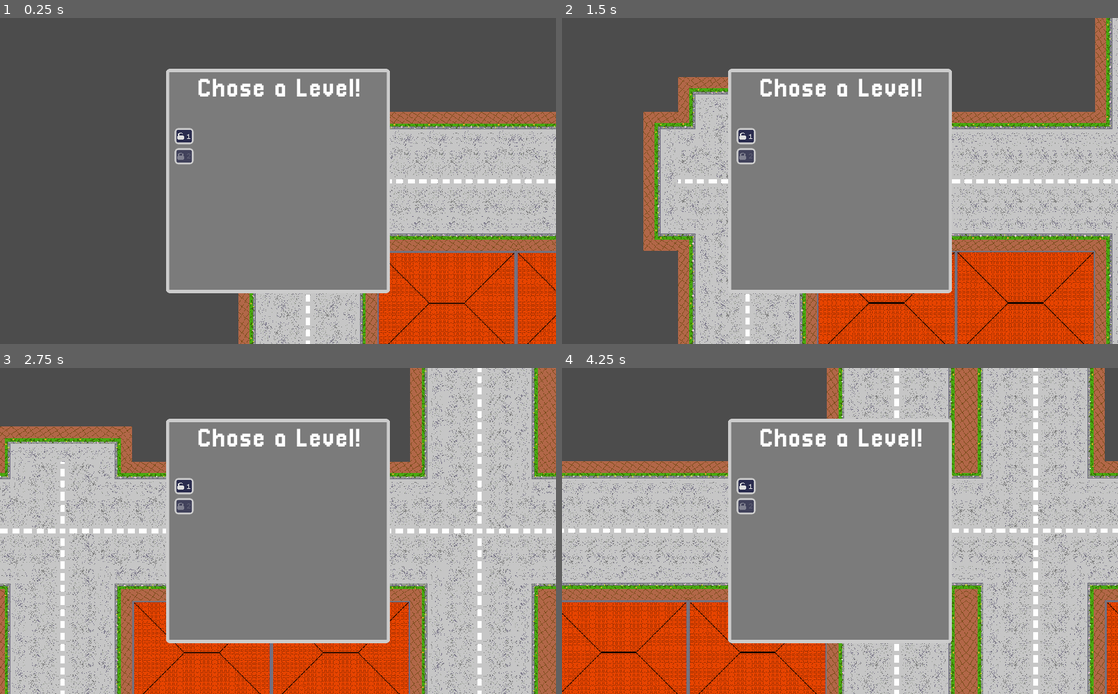
Above: before the commit, frames 1-4 (two rows, left to right).
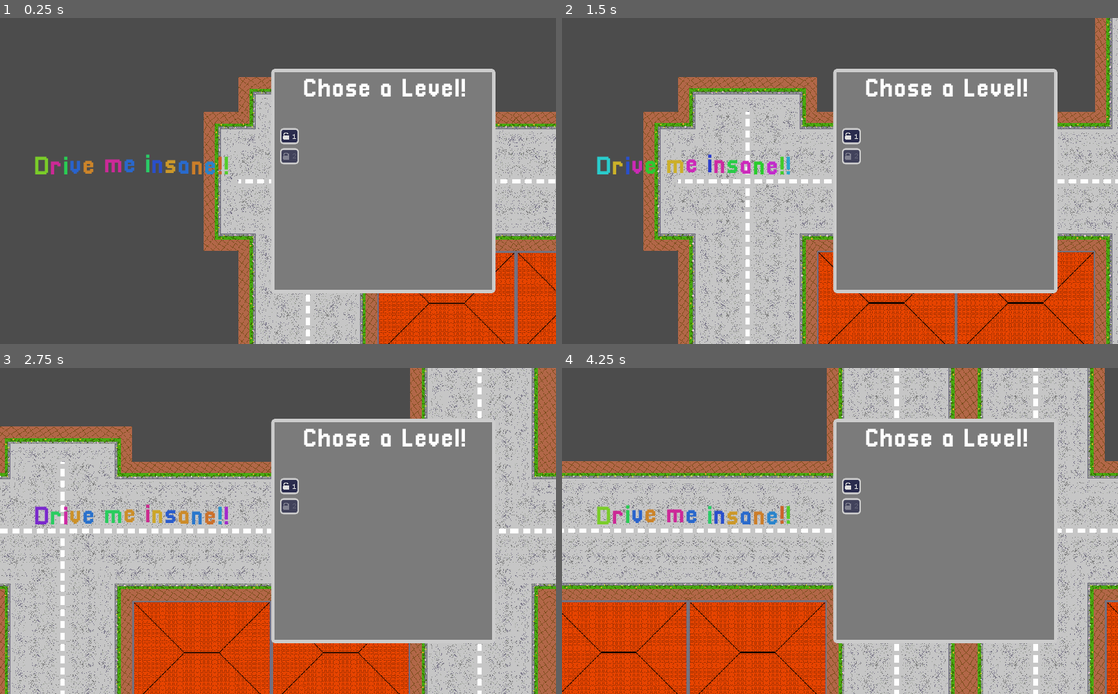
Above: after the commit, the same moments.

Repository: pastra98/DriveMeInsane
Game: Godot game, scene res://main/Main.tscn
Same seed, same stepped clock (60 frames per second), same inputs: the game is played once before the commit and once after it.
Inputs:
- Up to frame 1 (0.25 s): no input
- Up to frame 2 (1.5 s): tap Enter at 0.5 s; hold Right (ui_right) 0.53-1.28 s; tap 1 at 0.6 s; tap Space (ui_select) at 0.77 s; hold Down (ui_down) from 1.28 s (still down); tap 2 at 1.35 s
- Up to frame 3 (2.75 s): tap Space (ui_select) at 1.52 s; release Down (ui_down) at 2.03 s; hold Right (ui_right) from 2.03 s (still down); tap F at 2.1 s
- Up to frame 4 (4.25 s): release Right (ui_right) at 2.78 s; hold Up (ui_up) 2.78-3.53 s; tap 1 at 2.85 s; tap Space (ui_select) at 3.02, 3.77 s; hold Left (ui_left) from 3.53 s (still down); tap 2 at 3.6 s

The runs differ from the first frame. In frame 1, 27% of the frame differs, in the area x 6-90%, y 15-85%; in frame 2, 26%; in frame 3, 26%; in frame 4, 26%.

Commit message:
restructure game hud, now is it's own scene. also consolidated in folders now

Diff:
--- a/src/gui/GuiManager.tscn
+++ b/src/gui/GuiManager.tscn
@@ -4,15 +4,3 @@
 
 [node name="GuiManager" type="CanvasLayer"]
 script = ExtResource( 2 )
-
-[node name="PassengerMargin" type="MarginContainer" parent="."]
-anchor_left = 1.0
-anchor_right = 1.0
-anchor_bottom = 1.0
-margin_left = -110.0
-margin_right = -15.0
-
-[node name="PassengerContainer" type="VBoxContainer" parent="PassengerMargin"]
-margin_top = 12.0
-margin_right = 95.0
-margin_bottom = 600.0
--- /dev/null
+++ b/src/gui/game_hud/GameHUD.tscn
@@ -0,0 +1,18 @@
+[gd_scene load_steps=3 format=2]
+
+[ext_resource path="res://gui/game_hud/player_status/PlayerStatus.tscn" type="PackedScene" id=1]
+[ext_resource path="res://gui/game_hud/time/time.tscn" type="PackedScene" id=2]
+
+[node name="GameHUD" type="Control"]
+anchor_right = 1.0
+anchor_bottom = 1.0
+
+[node name="PassengerContainer" type="VBoxContainer" parent="."]
+anchor_left = 0.862
+anchor_top = 0.082
+anchor_right = 0.917
+anchor_bottom = 0.881
+
+[node name="Time" parent="." instance=ExtResource( 2 )]
+
+[node name="PlayerStatus" parent="." instance=ExtResource( 1 )]
--- a/src/gui/passenger_window/PassengerWindow.tscn
+++ b/src/gui/game_hud/passenger_window/PassengerWindow.tscn
@@ -1,8 +1,8 @@
 [gd_scene load_steps=5 format=2]
 
-[ext_resource path="res://gui/passenger_window/bar_bg.png" type="Texture" id=1]
-[ext_resource path="res://gui/passenger_window/insanity_fill.png" type="Texture" id=2]
-[ext_resource path="res://gui/passenger_window/passenger_window.gd" type="Script" id=3]
+[ext_resource path="res://gui/game_hud/passenger_window/bar_bg.png" type="Texture" id=1]
+[ext_resource path="res://gui/game_hud/passenger_window/insanity_fill.png" type="Texture" id=2]
+[ext_resource path="res://gui/game_hud/passenger_window/passenger_window.gd" type="Script" id=3]
 [ext_resource path="res://passengers/ressources/bjorn/bjorn_happy.png" type="Texture" id=6]
 
 
--- a/src/gui/player_status/PlayerStatus.tscn
+++ b/src/gui/game_hud/player_status/PlayerStatus.tscn
@@ -1,9 +1,10 @@
 [gd_scene load_steps=5 format=2]
 
-[ext_resource path="res://gui/passenger_window/bar_bg.png" type="Texture" id=1]
-[ext_resource path="res://gui/player_status/healthbar_fill.png" type="Texture" id=2]
-[ext_resource path="res://gui/player_status/player_status.gd" type="Script" id=3]
+[ext_resource path="res://gui/game_hud/passenger_window/bar_bg.png" type="Texture" id=1]
+[ext_resource path="res://gui/game_hud/player_status/healthbar_fill.png" type="Texture" id=2]
+[ext_resource path="res://gui/game_hud/player_status/player_status.gd" type="Script" id=3]
 [ext_resource path="res://gui/fonts/dogica_big.tres" type="DynamicFont" id=4]
+
 
 [node name="PlayerStatus" type="MarginContainer"]
 margin_left = 20.0
--- a/src/gui/time/time.tscn
+++ b/src/gui/game_hud/time/time.tscn
@@ -1,7 +1,8 @@
 [gd_scene load_steps=3 format=2]
 
-[ext_resource path="res://gui/time/time.gd" type="Script" id=1]
+[ext_resource path="res://gui/game_hud/time/time.gd" type="Script" id=1]
 [ext_resource path="res://gui/fonts/dogica_big.tres" type="DynamicFont" id=2]
+
 
 [node name="Time" type="Label"]
 anchor_right = 1.0
--- a/src/gui/gui_manager.gd
+++ b/src/gui/gui_manager.gd
@@ -15,31 +15,25 @@
 
 func load_game_hud(player: Node2D, passenger_refs_arr: Array):
     # set's up the UI elements needed during gameplay
-    $"PassengerPicker".queue_free()
-    # add player status
-    player_status = load("res://gui/player_status/PlayerStatus.tscn").instance()
-    player.connect("new_health", player_status, "update_health")
-    player.connect("new_score", player_status, "update_score")
-    add_child(player_status)
+    clear_control_children()
+    var hud = load("res://gui/game_hud/GameHUD.tscn").instance()
+    add_child(hud) # TODO: consider delegating some stuff to the game HUD scene and add script there?
+    # connect player to player status
+    player.connect("new_health", $"PlayerStatus", "update_health")
+    player.connect("new_score", $"PlayerStatus", "update_score")
     # add the passenger windows
     for passenger_ref in passenger_refs_arr:
-        var new_passenger_window = load("res://gui/passenger_window/PassengerWindow.tscn").instance()
+        var new_passenger_window = load("res://gui/game_hud/passenger_window/PassengerWindow.tscn").instance()
         passenger_ref.connect("new_insanity", new_passenger_window, "update_insanity")
         passenger_ref.connect("new_picture", new_passenger_window, "update_picture")
-        $"PassengerMargin/PassengerContainer".add_child(new_passenger_window)
+        $"GameHUD/PassengerContainer".add_child(new_passenger_window)
         new_passenger_window.update_insanity(passenger_ref.insanity, "Lets start!")
         new_passenger_window.update_picture(passenger_ref.imgpath % "happy")
-    # add time and score
-    var time_score = load("res://gui/time/time.tscn").instance()
-    add_child(time_score)
 
 
 func show_level_over_gui(lvl_nr: int, stars: int, points: int):
     # first clear the in-game hud
-    $"PlayerStatus".queue_free()
-    for passenger_window in $"PassengerMargin/PassengerContainer".get_children():
-        passenger_window.queue_free()
-    $"Time".queue_free()
+    clear_control_children()
     # then show the game over screen
     var game_over_screen = load("res://gui/game_over/GameOver.tscn").instance()
     game_over_screen.setup(lvl_nr, stars, main.completed_lvls.has(lvl_nr), points)
@@ -63,9 +57,18 @@
     pass_picker.add_passenger_cards(passenger_refs_arr)
     pass_picker.connect("level_started", $"/root/Main/Level", "start_level")
 
-# ---------- LEVEL PICKER ----------
+# ---------- MAIN MENU ----------
 
-func add_level_picker():
-    var lvl_picker = load("res://gui/level_picker/LevelPicker.tscn").instance()
-    lvl_picker.connect("new_level_picked", get_node("/root/Main"), "load_level")
-    add_child(lvl_picker)
+func show_main_menu():
+    clear_control_children()
+    var bg_scene = load("res://environment/menu_background/BackgroundLevel.tscn").instance()
+    main.add_child(bg_scene)
+    var mm = load("res://gui/main_menu/MainMenu.tscn").instance()
+    mm.get_node("LevelPicker").connect("new_level_picked", main, "load_level")
+    add_child(mm)
+
+# ---------- UTILITIES ----------
+
+func clear_control_children():
+    for child in get_children():
+        child.queue_free()
--- /dev/null
+++ b/src/gui/main_menu/MainMenu.tscn
@@ -0,0 +1,24 @@
+[gd_scene load_steps=3 format=2]
+
+[ext_resource path="res://gui/main_menu/level_picker/LevelPicker.tscn" type="PackedScene" id=1]
+[ext_resource path="res://gui/fonts/pixellari_big.tres" type="DynamicFont" id=2]
+
+[node name="MainMenu" type="Control"]
+anchor_right = 1.0
+anchor_bottom = 1.0
+
+[node name="LevelPicker" parent="." instance=ExtResource( 1 )]
+margin_left = -6.0
+margin_right = 394.0
+
+[node name="RichTextLabel" type="RichTextLabel" parent="."]
+anchor_top = 0.5
+anchor_bottom = 0.5
+margin_left = 59.0
+margin_top = -50.0
+margin_right = 459.0
+margin_bottom = 50.0
+custom_fonts/normal_font = ExtResource( 2 )
+bbcode_enabled = true
+bbcode_text = "[wave][rainbow]Drive me insane!!"
+text = "Drive me insane!!"
--- a/src/gui/level_picker/LevelPicker.tscn
+++ b/src/gui/main_menu/level_picker/LevelPicker.tscn
@@ -1,8 +1,8 @@
 [gd_scene load_steps=4 format=2]
 
-[ext_resource path="res://gui/level_picker/level_picker.gd" type="Script" id=1]
-[ext_resource path="res://gui/theme/pixel_theme.tres" type="Theme" id=3]
-[ext_resource path="res://gui/fonts/pixellari_big.tres" type="DynamicFont" id=5]
+[ext_resource path="res://gui/theme/pixel_theme.tres" type="Theme" id=1]
+[ext_resource path="res://gui/main_menu/level_picker/level_picker.gd" type="Script" id=2]
+[ext_resource path="res://gui/fonts/pixellari_big.tres" type="DynamicFont" id=3]
 
 [node name="LevelPicker" type="MarginContainer"]
 anchor_left = 0.5
@@ -13,8 +13,8 @@
 margin_top = -200.0
 margin_right = 200.0
 margin_bottom = 200.0
-theme = ExtResource( 3 )
-script = ExtResource( 1 )
+theme = ExtResource( 1 )
+script = ExtResource( 2 )
 
 [node name="Panel" type="Panel" parent="."]
 margin_right = 400.0
--- a/src/gui/level_picker/level_picker.gd
+++ b/src/gui/main_menu/level_picker/level_picker.gd
@@ -1,10 +1,4 @@
 extends MarginContainer
-
-"""
-TODO:
-- make it more procedural, able to add new buttons for levels based on code, also
-  don't hardcode a function for every button obviously.
-"""
 
 signal new_level_picked(lvl_nr)
 onready var main = get_node("/root/Main")
@@ -20,9 +14,9 @@
             var new_button = Button.new()
             new_button.text = String(lvl_nr)
             if lvl_nr == 1 or main.completed_lvls.has(lvl_nr):
-                new_button.icon = load("res://gui/level_picker/unlocked.png")
+                new_button.icon = load("res://gui/main_menu/level_picker/unlocked.png")
             else:
-                new_button.icon = load("res://gui/level_picker/locked.png")
+                new_button.icon = load("res://gui/main_menu/level_picker/locked.png")
                 new_button.disabled = true
             new_button.connect("pressed", self, "level_button_pressed", [lvl_nr])
             $"Panel/VBoxContainer/GridContainer".add_child(new_button)
--- a/src/main/main.gd
+++ b/src/main/main.gd
@@ -5,11 +5,11 @@
 var unlocked_passengers = ["bob"]
 var completed_lvls = {}
 
-onready var bg_scene = load("res://environment/menu_background/BackgroundLevel.tscn").instance()
+# var bg_scene = load("res://environment/menu_background/BackgroundLevel.tscn").instance()
 
 func _ready():
-    add_child(bg_scene)
-    GuiManager.add_level_picker()
+    # add_child(bg_scene)
+    GuiManager.show_main_menu()
 
 
 func load_level(level_nr):
Renamed: src/gui/passenger_window/bar_bg.png -> src/gui/game_hud/passenger_window/bar_bg.png
Not shown, changed: src/gui/game_hud/passenger_window/bar_bg.png.import
Renamed: src/gui/passenger_window/insanity_bar.png.import -> src/gui/game_hud/passenger_window/insanity_bar.png.import
Renamed: src/gui/passenger_window/insanity_fill.png -> src/gui/game_hud/passenger_window/insanity_fill.png
Not shown, changed: src/gui/game_hud/passenger_window/insanity_fill.png.import
Renamed: src/gui/passenger_window/passenger_window.gd -> src/gui/game_hud/passenger_window/passenger_window.gd
Renamed: src/gui/player_status/healthbar_fill.png -> src/gui/game_hud/player_status/healthbar_fill.png
Not shown, changed: src/gui/game_hud/player_status/healthbar_fill.png.import
Renamed: src/gui/player_status/player_status.gd -> src/gui/game_hud/player_status/player_status.gd
Renamed: src/gui/time/time.gd -> src/gui/game_hud/time/time.gd
Not shown: 1 places in src/gui/main_menu/level_picker/LevelPicker.tscn that only renumber resources
Renamed: src/gui/level_picker/locked.png -> src/gui/main_menu/level_picker/locked.png
(and 3 more such lines)
